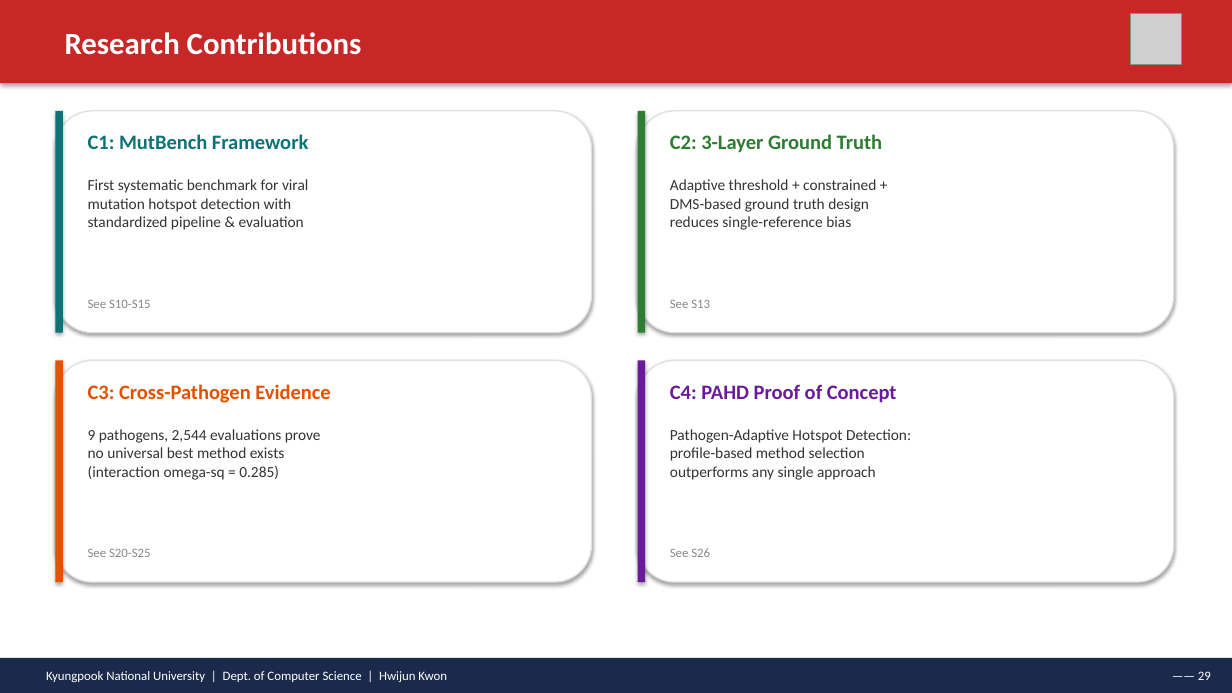
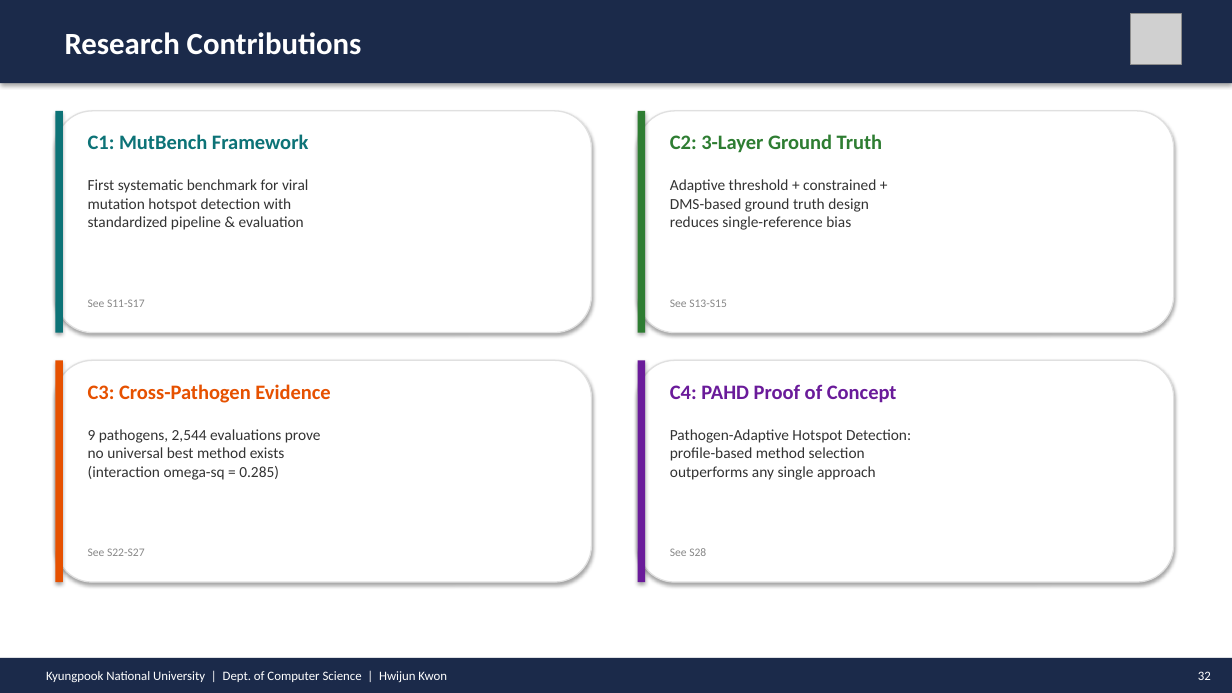
Before and after one commit to hwijunkwon/mutbench, a slide deck: slide 32 of paper/ppt/MutBench_Defense_v4.pptx (slide 29 before the commit). Drawn at 1232x693 pixels with LibreOffice and Linux fonts; fonts in the diff are those of the drawing; grey boxes stand for pictures. Boxes give left, top, right and bottom in pixels: in the first picture for what was removed or moved away, otherwise in the second. Text is boxed around its words. In the diff, an @@ line names an element or a change of style, - is before the commit and + after.

```diff
--- a/paper/ppt/MutBench_Defense_v4.pptx
+++ b/paper/ppt/MutBench_Defense_v4.pptx
@@ rectangle at (0, 0, 1232, 83): fill #C62828 to #1B2A4A @@
@@ text at (88, 299, 145, 307): text changed; size 10 to 9 pt @@
-See S10-S15
+See S11-S17
@@ text at (670, 299, 727, 307): text changed; size 10 to 9 pt @@
-See S13
+See S13-S15
@@ text at (88, 548, 145, 556): text changed; size 10 to 9 pt @@
-See S20-S25
+See S22-S27
@@ text at (670, 548, 706, 556): text changed; size 10 to 9 pt @@
-See S26
+See S28
@@ text at (1198, 671, 1211, 680): text changed @@
-—— 29
+32
```
Also in this commit, not shown: 28 other slides changed, 6 slides added, 3 slides removed, 1 other file.
